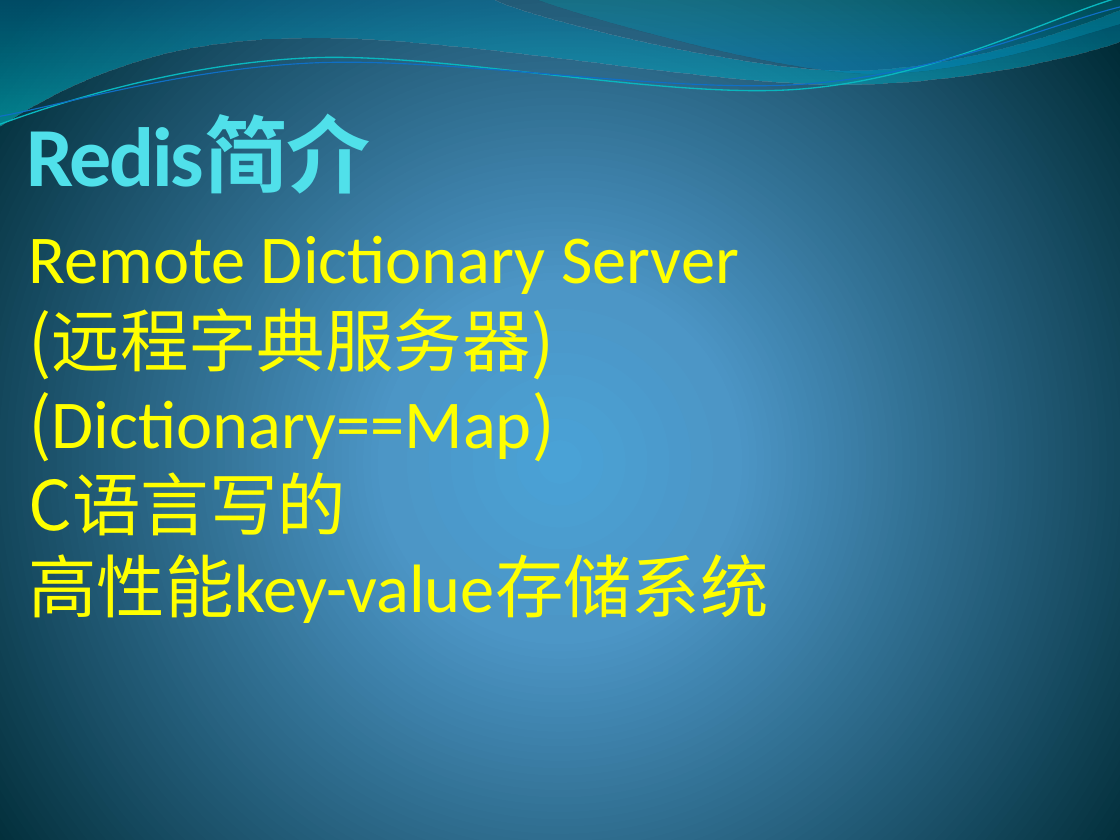
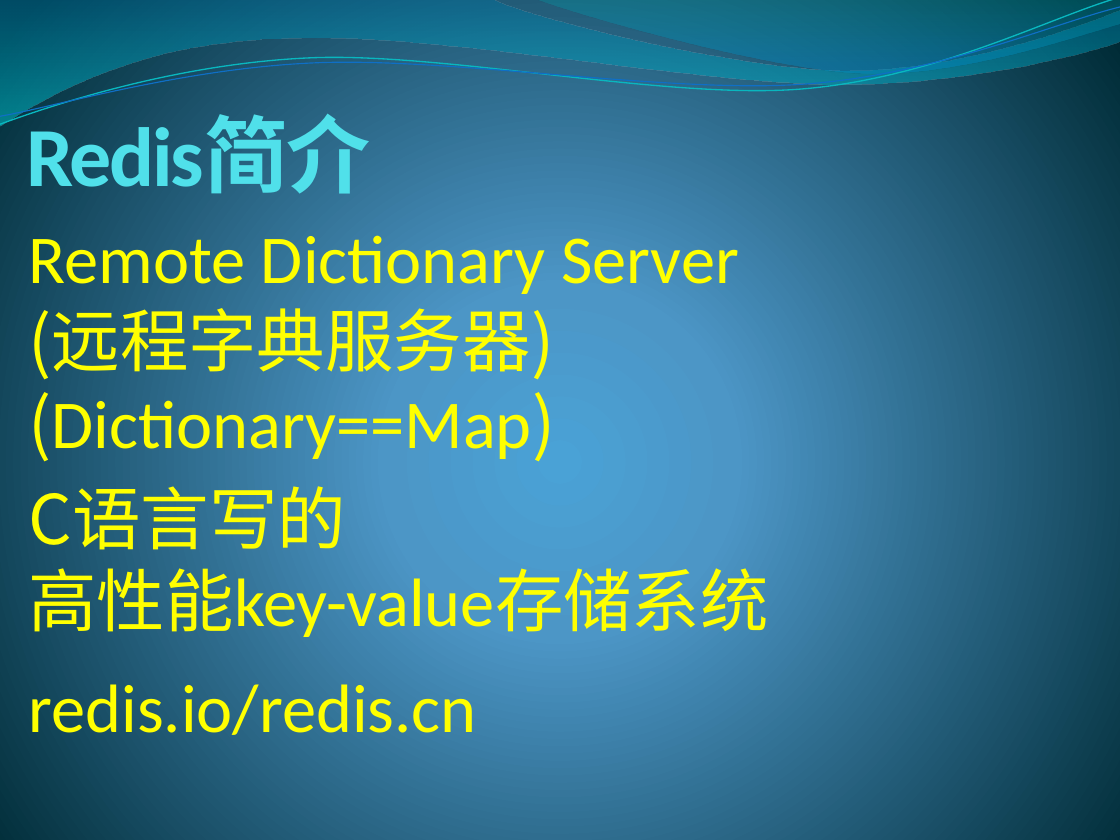
Before and after one commit to lixinjie1985/redis, a slide deck: slide 3 of docs/redis-01.pptx. Drawn at 1120x840 pixels with LibreOffice and Linux fonts; fonts in the diff are those of the drawing. Boxes give left, top, right and bottom in pixels: in the first picture for what was removed or moved away, otherwise in the second. Text is boxed around its words. In the diff, an @@ line names an element or a change of style, - is before the commit and + after.

```diff
--- a/docs/redis-01.pptx
+++ b/docs/redis-01.pptx
@@ text at (29, 460, 769, 629): paragraphs removed @@
-C语言写的
-高性能key-value存储系统
@@ text added at (29, 474, 769, 643), 44 pt, text #FFFF00 @@
+C语言写的
+高性能key-value存储系统
@@ text added at (29, 675, 477, 748), 44 pt, text #FFFF00 @@
+redis.io/redis.cn
```
Also in this commit, not shown: 22 other slides changed, 15 slides added.
